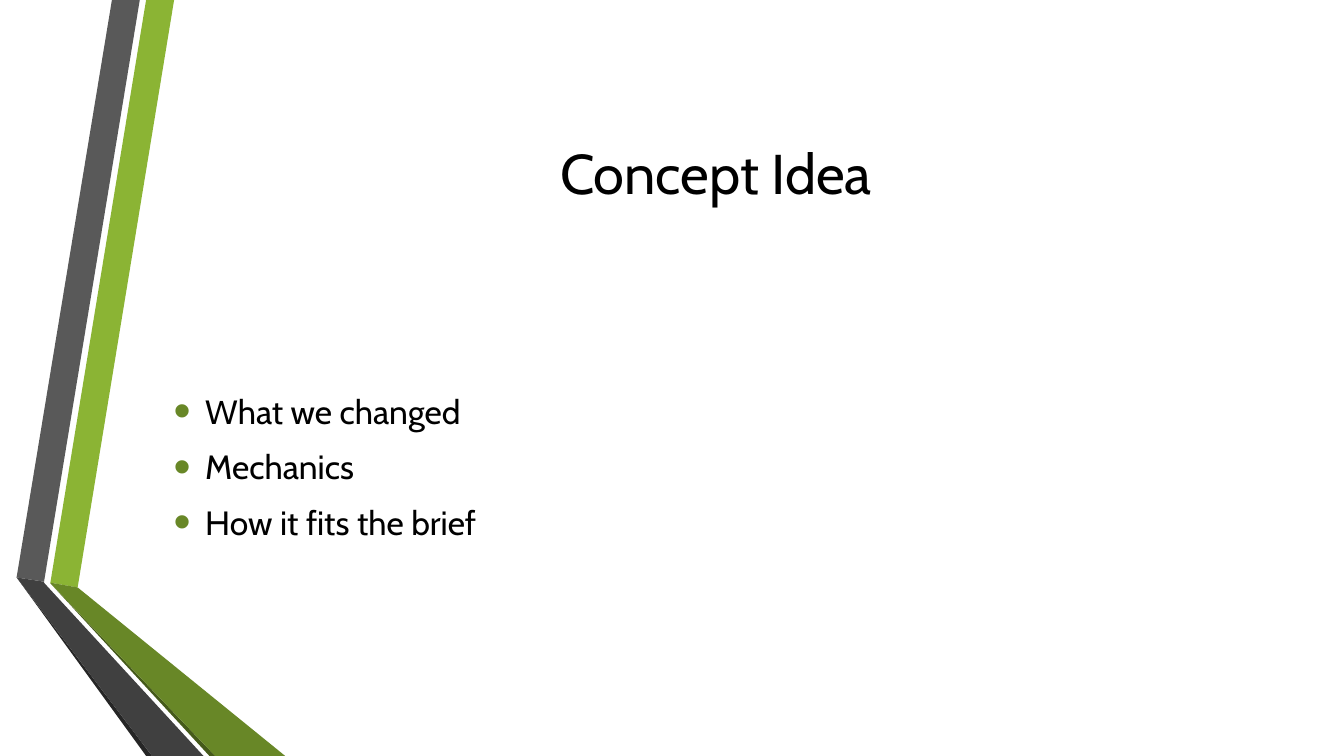
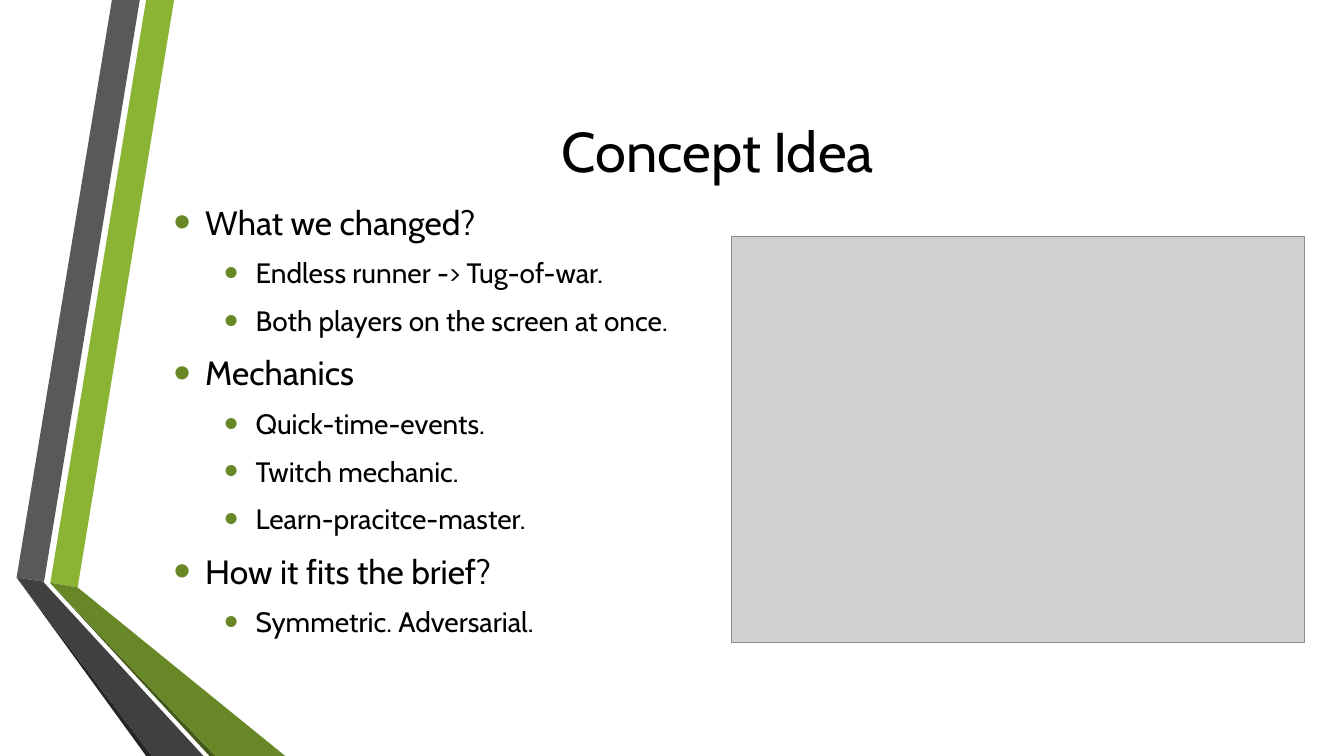
Before and after one commit to UoSGroupProjects1718/mgp-mpg-group-5, a slide deck: slide 7 of Management/Presentations/Initial presentation.pptx. Drawn at 1344x756 pixels with LibreOffice and Linux fonts; fonts in the diff are those of the drawing; grey boxes stand for pictures; background and template pictures are left out. Boxes give left, top, right and bottom in pixels: in the first picture for what was removed or moved away, otherwise in the second. Text is boxed around its words. In the diff, an @@ line names an element or a change of style, - is before the commit and + after.

```diff
--- a/Management/Presentations/Initial presentation.pptx
+++ b/Management/Presentations/Initial presentation.pptx
@@ title "Concept Idea": place and size @@
-title "Concept Idea" at (560,152,872,207)
+title "Concept Idea" at (562,130,873,185)
@@ text "What we changed?": place and size @@
-text "What we changed?" at (205,398,476,536)
+text "What we changed?" at (205,209,668,639)
@@ text at (205,209,668,337): text changed; size 24 to 20 pt @@
-• What we changed
+• What we changed?
+  • Endless runner -> Tug-of-war.
+  • Both players on the screen at once.
@@ picture added at (732,237,1306,642) @@
@@ text at (205,413,533,639): text changed; size 24 to 20 pt @@
-• How it fits the brief
+  • Quick-time-events.
+  • Twitch mechanic.
+  • Learn-pracitce-master.
+• How it fits the brief?
+  • Symmetric. Adversarial.
```
Also in this commit, not shown: 4 other slides changed, 4 slides added, 3 slides removed.
